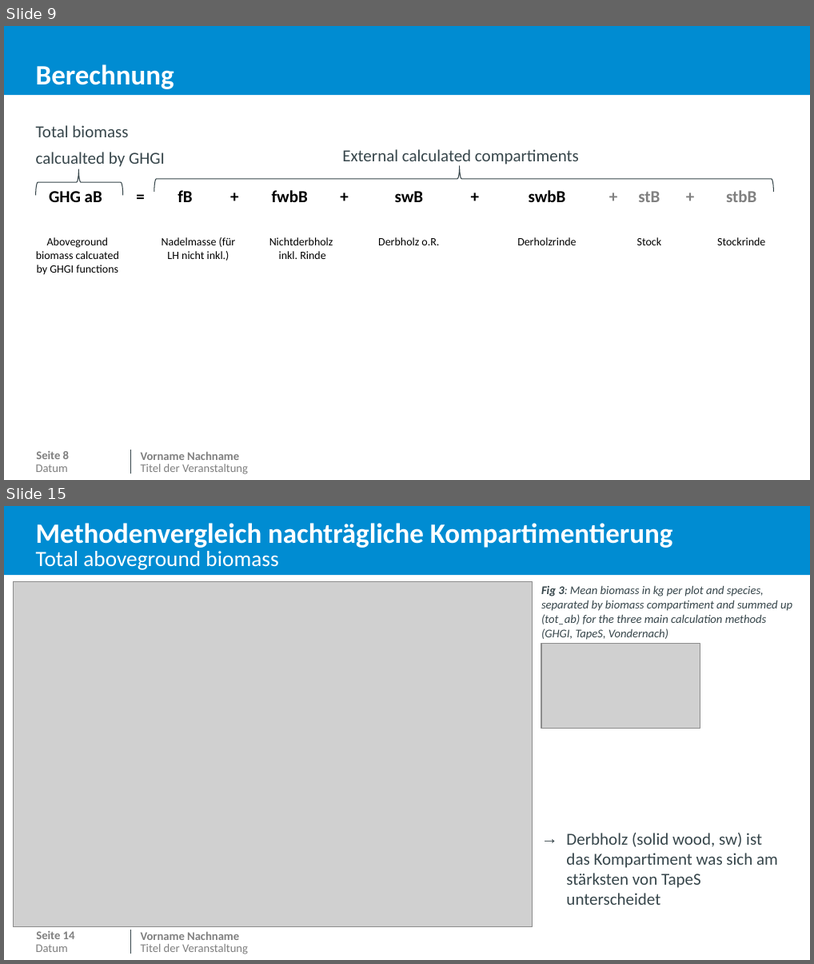
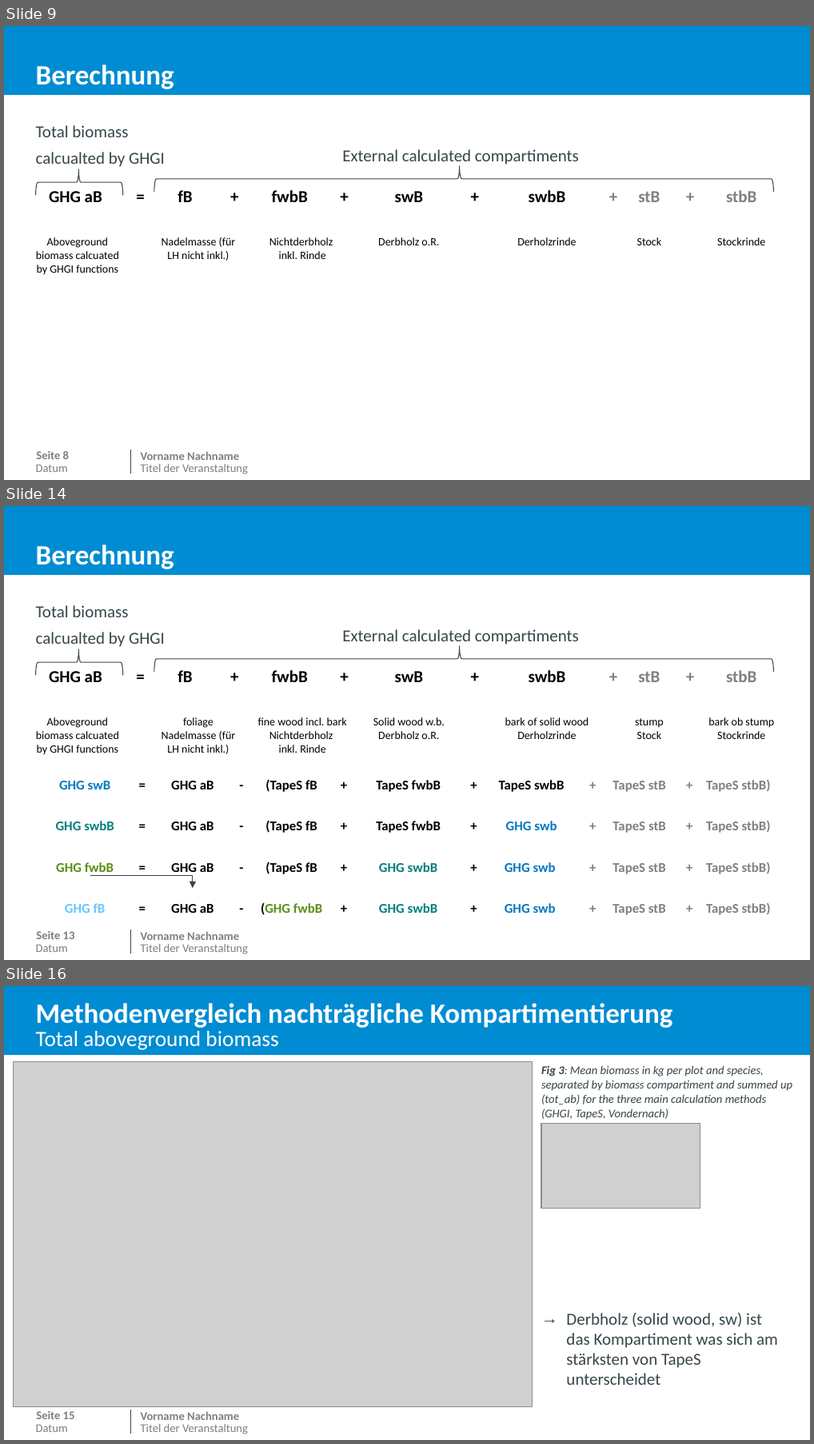
Before and after one commit to JetteGercken/TI_BZE_BE_analysis, a slide deck: info/biomasse_vergleich_MoMoK_BE.pptx. Shown one above the other, each under a label of ours: slides 9 and 15 before the commit, slides 9, 14 and 16 after it; the slides between them are not shown. The pictures are 814x964 and 814x1444 pixels, drawn with LibreOffice and Linux fonts; fonts in the diff are those of the drawing; grey boxes stand for pictures; background and template pictures are left out. Boxes give left, top, right and bottom in pixels: in the first picture for what was removed or moved away, otherwise in the second. Text is boxed around its words. In the diff, an @@ line names an element or a change of style, - is before the commit and + after.

```diff
--- a/info/biomasse_vergleich_MoMoK_BE.pptx
+++ b/info/biomasse_vergleich_MoMoK_BE.pptx
@@ slide 14 added at [4, 506, 810, 960], background #FFFFFF; not listed: 6 template elements that a slide beside it also shows @@
@@ title added at [36, 544, 174, 569], 25 pt, text #FFFFFF, bold @@
+Berechnung
@@ text added at [36, 605, 165, 649], 15 pt, text #37464B @@
+Total biomass calcualted by GHGI
@@ right brace added at [35, 648, 122, 675], outline #35454A 0.75 pt @@
@@ right brace added at [154, 645, 774, 672], outline #35454A 0.75 pt @@
@@ text added at [342, 629, 579, 647], 15 pt, text #37464B @@
+External calculated compartiments
@@ table added at [26, 663, 786, 758], 2 rows, 13 columns @@
+GHG aB | = | fB | + | fwbB | + | swB | + | swbB | + | stB | + | stbB
+Aboveground biomass calcuated by GHGI functions |  | foliage / Nadelmasse (für LH nicht inkl.) |  | fine wood incl. bark / Nichtderbholz / inkl. Rinde |  | Solid wood w.b. / Derbholz o.R. |  | bark of solid wood / Derholzrinde |  | stump / Stock |  | bark ob stump / Stockrinde
@@ table added at [39, 773, 778, 918], 6 rows, 13 columns @@
+GHG swB | = | GHG aB | - | (TapeS fB | + | TapeS fwbB | + | TapeS swbB | + | TapeS stB | + | TapeS stbB)
+GHG swbB | = | GHG aB | - | (TapeS fB | + | TapeS fwbB | + | GHG swb | + | TapeS stB | + | TapeS stbB)
+GHG fwbB | = | GHG aB | - | (TapeS fB | + | GHG swbB | + | GHG swb | + | TapeS stB | + | TapeS stbB)
+GHG fB | = | GHG aB | - | (GHG fwbB | + | GHG swbB | + | GHG swb | + | TapeS stB | + | TapeS stbB)
+ |  |  |  |  |  |  |  |  |  |  |  | 
+GHG ab | = | GHG fB | + | GHG fwbB | + | GHG swbB | + | GHG swb | + | TapeS stB | + | TapeS stbB
@@ elbow arrow added from (90, 876) to (193, 888), #35454A 0.75 pt @@
@@ what was slide 15 is now slide 16 @@
@@ page number at [36, 1411, 75, 1419]: text changed @@
-Seite 14
+Seite 15
```
Also in this commit, not shown: 4 slides changed, 3 other files.
